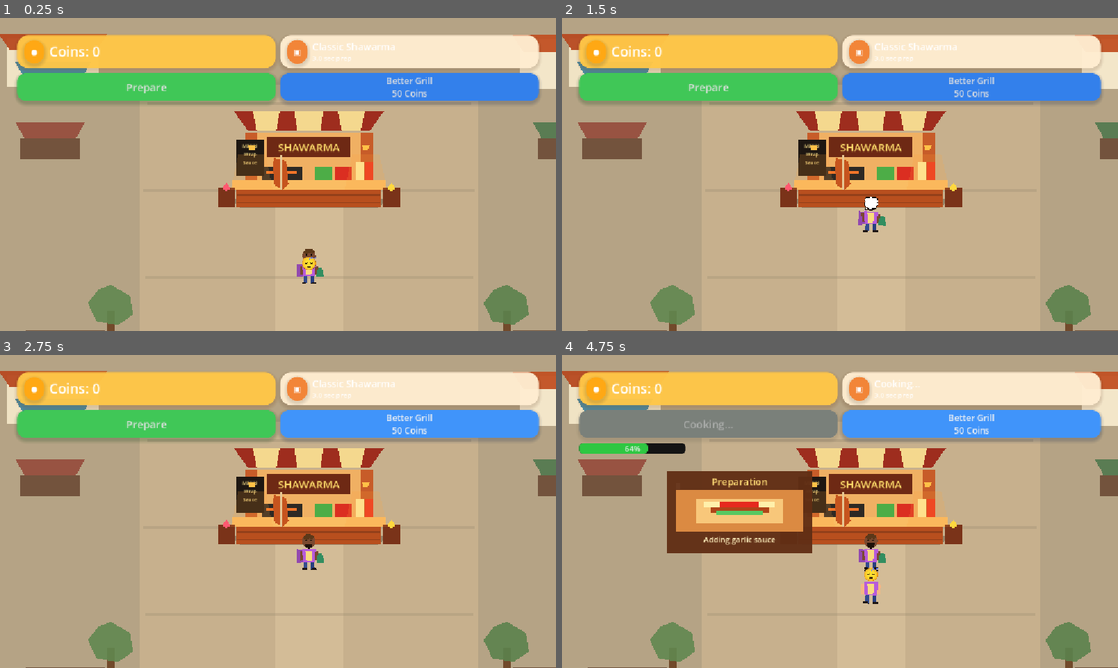
Above: before the commit, frames 1-4 (two rows, left to right).
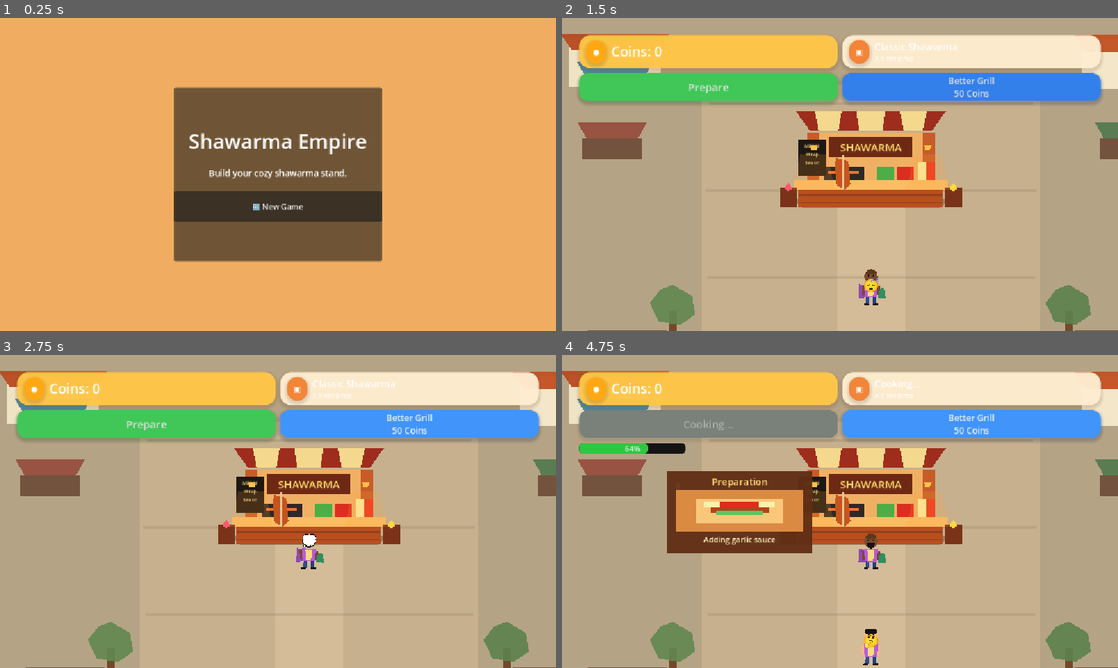
Above: after the commit, the same moments.

Repository: pyto159/ShawarmaEmpire
Game: Godot game, scene res://Scenes/MainMenu.tscn
Two runs of this game, one before a commit and one after it. Both use one fixed random seed, a clock stepped at 60 frames per second and the inputs below. Before the commit the project starts from res://Scenes/Main.tscn.
Inputs (mouse positions are in pixels of both pictures, inside the frame that each line leads up to):
- Up to frame 1 (0.25 s): no input
- Up to frame 2 (1.5 s): click (973, 86) at 0.5 s, where only the run before the commit has a clickable "Better Grill 50 Coins"; click (840, 205) at 1.25 s, where only the run after the commit has a clickable "🆕 New Game"
- Up to frame 3 (2.75 s): click "Better Grill 50 Coins" at 2 s
- Up to frame 4 (4.75 s): click "Prepare" at 2.75 s; click "Better Grill 50 Coins" at 3.5 s; click "Better Grill 50 Coins" at 4.25 s

The runs differ from the first frame. In frame 1, 96% of the frame differs, in the area x 0-100%, y 0-100%; in frame 2, 0.6%; in frame 3, 0.2%; in frame 4, 0.6%.
Error after the commit: Cannot call method 'add_theme_stylebox_override' on a null value. (res://Scenes/MainMenu.gd:23)

Commit message:
Implement persistent save and main menu

Diff:
--- a/shawarma-empire/Managers/GameManager.gd
+++ b/shawarma-empire/Managers/GameManager.gd
@@ -2,6 +2,7 @@
 
 signal currency_changed(coins: int, gems: int)
 signal upgrades_changed
+signal recipes_changed
 
 const STARTING_COINS: int = 0
 const STARTING_GEMS: int = 0
@@ -10,6 +11,15 @@
 const DEFAULT_COOKING_SPEED_MULTIPLIER: float = 1.0
 const SAVE_KEY_GRILL_LEVEL: String = "grill_level"
 const SAVE_KEY_PURCHASED_UPGRADES: String = "purchased_upgrades"
+const SAVE_KEY_UNLOCKED_RECIPES: String = "unlocked_recipes"
+const SAVE_KEY_UNLOCKED_INGREDIENTS: String = "unlocked_ingredients"
+const SAVE_KEY_GAME_VERSION: String = "game_version"
+const GAME_VERSION: String = "0.8.0"
+const DEFAULT_UNLOCKED_RECIPE_PATHS: Array[String] = [
+	"res://Resources/Recipes/ClassicShawarma.tres",
+	"res://Resources/Recipes/SpicyShawarma.tres",
+	"res://Resources/Recipes/CheeseShawarma.tres",
+]
 const GRILL_LEVEL_DATA: Dictionary = {
 	1: {"display_name": "Basic Grill", "cost": 0, "cooking_speed_multiplier": 1.0},
 	2: {"display_name": "Better Grill", "cost": 50, "cooking_speed_multiplier": 0.90},
@@ -22,6 +32,17 @@
 var purchased_upgrade_ids: Array[StringName] = []
 var grill_level: int = DEFAULT_GRILL_LEVEL
 var cooking_speed_multiplier: float = DEFAULT_COOKING_SPEED_MULTIPLIER
+var unlocked_recipe_paths: Array[String] = DEFAULT_UNLOCKED_RECIPE_PATHS.duplicate()
+var unlocked_ingredient_ids: Array[String] = []
+
+
+func initialize_new_game() -> void:
+	set_currency(STARTING_COINS, STARTING_GEMS)
+	purchased_upgrade_ids.clear()
+	unlocked_recipe_paths = DEFAULT_UNLOCKED_RECIPE_PATHS.duplicate()
+	unlocked_ingredient_ids.clear()
+	set_grill_level(DEFAULT_GRILL_LEVEL)
+	recipes_changed.emit()
 
 
 func add_coins(amount: int) -> void:
@@ -49,6 +70,7 @@
 		return false
 
 	set_grill_level(next_level)
+	SaveManager.queue_save_game()
 	return true
 
 
@@ -97,6 +119,7 @@
 
 	purchased_upgrade_ids.append(upgrade.id)
 	upgrades_changed.emit()
+	SaveManager.queue_save_game()
 	return true
 
 
@@ -116,6 +139,9 @@
 		"gems": gems,
 		SAVE_KEY_GRILL_LEVEL: grill_level,
 		SAVE_KEY_PURCHASED_UPGRADES: _get_purchased_upgrade_save_ids(),
+		SAVE_KEY_UNLOCKED_RECIPES: unlocked_recipe_paths.duplicate(),
+		SAVE_KEY_UNLOCKED_INGREDIENTS: unlocked_ingredient_ids.duplicate(),
+		SAVE_KEY_GAME_VERSION: GAME_VERSION,
 	}
 
 
@@ -124,6 +150,8 @@
 	var saved_gems: int = int(save_data.get("gems", STARTING_GEMS))
 	set_currency(saved_coins, saved_gems)
 	_apply_purchased_upgrade_save_ids(save_data.get(SAVE_KEY_PURCHASED_UPGRADES, []))
+	_apply_unlocked_recipe_paths(save_data.get(SAVE_KEY_UNLOCKED_RECIPES, DEFAULT_UNLOCKED_RECIPE_PATHS))
+	_apply_unlocked_ingredient_ids(save_data.get(SAVE_KEY_UNLOCKED_INGREDIENTS, []))
 	_apply_grill_level_save_data(save_data)
 
 
@@ -167,3 +195,52 @@
 
 func _get_grill_level_data(level: int) -> Dictionary:
 	return GRILL_LEVEL_DATA.get(clampi(level, DEFAULT_GRILL_LEVEL, MAX_GRILL_LEVEL), {})
+
+
+func unlock_recipe(recipe_path: String) -> bool:
+	if recipe_path.is_empty() or unlocked_recipe_paths.has(recipe_path):
+		return false
+
+	unlocked_recipe_paths.append(recipe_path)
+	recipes_changed.emit()
+	SaveManager.queue_save_game()
+	return true
+
+
+func get_unlocked_recipes() -> Array[Recipe]:
+	var recipes: Array[Recipe] = []
+	for recipe_path: String in unlocked_recipe_paths:
+		var recipe: Resource = load(recipe_path)
+		if recipe is Recipe:
+			recipes.append(recipe as Recipe)
+
+	return recipes
+
+
+func _apply_unlocked_recipe_paths(saved_recipe_paths: Variant) -> void:
+	unlocked_recipe_paths.clear()
+	if saved_recipe_paths is Array:
+		for saved_recipe_path: Variant in saved_recipe_paths:
+			var recipe_path: String = str(saved_recipe_path)
+			if recipe_path.is_empty() or unlocked_recipe_paths.has(recipe_path):
+				continue
+
+			unlocked_recipe_paths.append(recipe_path)
+
+	if unlocked_recipe_paths.is_empty():
+		unlocked_recipe_paths = DEFAULT_UNLOCKED_RECIPE_PATHS.duplicate()
+
+	recipes_changed.emit()
+
+
+func _apply_unlocked_ingredient_ids(saved_ingredient_ids: Variant) -> void:
+	unlocked_ingredient_ids.clear()
+	if not saved_ingredient_ids is Array:
+		return
+
+	for saved_ingredient_id: Variant in saved_ingredient_ids:
+		var ingredient_id: String = str(saved_ingredient_id)
+		if ingredient_id.is_empty() or unlocked_ingredient_ids.has(ingredient_id):
+			continue
+
+		unlocked_ingredient_ids.append(ingredient_id)
--- a/shawarma-empire/Managers/SaveManager.gd
+++ b/shawarma-empire/Managers/SaveManager.gd
@@ -1,6 +1,8 @@
 extends Node
 
 const SAVE_PATH: String = "user://shawarma_empire_save.json"
+
+var _save_queued: bool = false
 
 
 func save_game() -> void:
@@ -13,22 +15,58 @@
 	save_file.store_string(JSON.stringify(save_data))
 
 
+func queue_save_game() -> void:
+	if _save_queued:
+		return
+
+	_save_queued = true
+	call_deferred("_flush_queued_save")
+
+
 func load_game() -> void:
-	if not FileAccess.file_exists(SAVE_PATH):
-		GameManager.set_currency(GameManager.STARTING_COINS, GameManager.STARTING_GEMS)
+	if not has_save():
+		initialize_new_game()
 		return
 
 	var save_file: FileAccess = FileAccess.open(SAVE_PATH, FileAccess.READ)
 	if save_file == null:
 		push_error("Unable to open save file for reading: %s" % SAVE_PATH)
+		initialize_new_game()
 		return
 
 	var json: JSON = JSON.new()
 	var parse_error: Error = json.parse(save_file.get_as_text())
 	if parse_error != OK:
 		push_error("Unable to parse save file: %s" % SAVE_PATH)
+		initialize_new_game()
 		return
 
 	var save_data: Variant = json.data
 	if save_data is Dictionary:
 		GameManager.apply_save_data(save_data)
+	else:
+		push_error("Save file did not contain a dictionary: %s" % SAVE_PATH)
+		initialize_new_game()
+
+
+func delete_save() -> void:
+	_save_queued = false
+	if not has_save():
+		return
+
+	var error: Error = DirAccess.remove_absolute(ProjectSettings.globalize_path(SAVE_PATH))
+	if error != OK:
+		push_error("Unable to delete save file: %s" % SAVE_PATH)
+
+
+func has_save() -> bool:
+	return FileAccess.file_exists(SAVE_PATH)
+
+
+func initialize_new_game() -> void:
+	GameManager.initialize_new_game()
+
+
+func _flush_queued_save() -> void:
+	_save_queued = false
+	save_game()
--- a/shawarma-empire/Scenes/Main.gd
+++ b/shawarma-empire/Scenes/Main.gd
@@ -83,6 +83,7 @@
 		return
 
 	var customer: Customer = instance as Customer
+	customer.available_recipes = GameManager.get_unlocked_recipes()
 	customer.queue_system_path = CUSTOMER_QUEUE_PATH
 	customer.left.connect(_on_customer_left, CONNECT_ONE_SHOT)
 	AudioManager.play_customer_arrive()
@@ -158,6 +159,7 @@
 		AudioManager.play_coin()
 		game_hud.show_coin_feedback(earned_coins)
 		_show_floating_coin_feedback(served_customer.global_position, earned_coins)
+		SaveManager.queue_save_game()
 
 	_update_active_customer()
 
--- /dev/null
+++ b/shawarma-empire/Scenes/MainMenu.gd
@@ -0,0 +1,78 @@
+extends Control
+
+const GAME_SCENE_PATH: String = "res://Scenes/Main.tscn"
+const NEW_GAME_CONFIRMATION_TEXT: String = "Start a new game?\nYour current progress will be permanently deleted."
+const PANEL_CORNER_RADIUS: int = 28
+const BUTTON_CORNER_RADIUS: int = 20
+
+@onready var continue_button: Button = %ContinueButton
+@onready var new_game_button: Button = %NewGameButton
+@onready var confirmation_dialog: ConfirmationDialog = %NewGameConfirmationDialog
+
+
+func _ready() -> void:
+	_apply_theme()
+	continue_button.visible = SaveManager.has_save()
+	continue_button.pressed.connect(_on_continue_pressed)
+	new_game_button.pressed.connect(_on_new_game_pressed)
+	confirmation_dialog.confirmed.connect(_on_new_game_confirmed)
+
+
+func _apply_theme() -> void:
+	var panel: PanelContainer = %MenuPanel
+	panel.add_theme_stylebox_override("panel", _create_panel_style(Color(1.0, 0.91, 0.76, 0.96)))
+	for button: Button in [continue_button, new_game_button]:
+		button.add_theme_font_size_override("font_size", 26)
+		button.add_theme_stylebox_override("normal", _create_button_style(Color(0.24, 0.63, 0.34, 1.0)))
+		button.add_theme_stylebox_override("hover", _create_button_style(Color(0.30, 0.72, 0.40, 1.0)))
+		button.add_theme_stylebox_override("pressed", _create_button_style(Color(0.18, 0.50, 0.27, 1.0)))
+
+
+func _create_panel_style(color: Color) -> StyleBoxFlat:
+	var style: StyleBoxFlat = StyleBoxFlat.new()
+	style.bg_color = color
+	style.corner_radius_top_left = PANEL_CORNER_RADIUS
+	style.corner_radius_top_right = PANEL_CORNER_RADIUS
+	style.corner_radius_bottom_left = PANEL_CORNER_RADIUS
+	style.corner_radius_bottom_right = PANEL_CORNER_RADIUS
+	style.shadow_color = Color(0.25, 0.12, 0.04, 0.22)
+	style.shadow_size = 12
+	style.shadow_offset = Vector2(0, 6)
+	return style
+
+
+func _create_button_style(color: Color) -> StyleBoxFlat:
+	var style: StyleBoxFlat = StyleBoxFlat.new()
+	style.bg_color = color
+	style.corner_radius_top_left = BUTTON_CORNER_RADIUS
+	style.corner_radius_top_right = BUTTON_CORNER_RADIUS
+	style.corner_radius_bottom_left = BUTTON_CORNER_RADIUS
+	style.corner_radius_bottom_right = BUTTON_CORNER_RADIUS
+	return style
+
+
+func _on_continue_pressed() -> void:
+	AudioManager.play_button()
+	SaveManager.load_game()
+	SceneManager.change_scene(GAME_SCENE_PATH)
+
+
+func _on_new_game_pressed() -> void:
+	AudioManager.play_button()
+	if SaveManager.has_save():
+		confirmation_dialog.dialog_text = NEW_GAME_CONFIRMATION_TEXT
+		confirmation_dialog.popup_centered()
+		return
+
+	_start_new_game()
+
+
+func _on_new_game_confirmed() -> void:
+	_start_new_game()
+
+
+func _start_new_game() -> void:
+	SaveManager.delete_save()
+	SaveManager.initialize_new_game()
+	SaveManager.save_game()
+	SceneManager.change_scene(GAME_SCENE_PATH)
--- /dev/null
+++ b/shawarma-empire/Scenes/MainMenu.tscn
@@ -0,0 +1,68 @@
+[gd_scene load_steps=2 format=3 uid="uid://main_menu"]
+
+[ext_resource type="Script" path="res://Scenes/MainMenu.gd" id="1_main_menu"]
+
+[node name="MainMenu" type="Control"]
+layout_mode = 3
+anchors_preset = 15
+anchor_right = 1.0
+anchor_bottom = 1.0
+grow_horizontal = 2
+grow_vertical = 2
+script = ExtResource("1_main_menu")
+
+[node name="Background" type="ColorRect" parent="."]
+layout_mode = 1
+anchors_preset = 15
+anchor_right = 1.0
+anchor_bottom = 1.0
+grow_horizontal = 2
+grow_vertical = 2
+color = Color(0.94, 0.68, 0.38, 1)
+
+[node name="CenterContainer" type="CenterContainer" parent="."]
+layout_mode = 1
+anchors_preset = 15
+anchor_right = 1.0
+anchor_bottom = 1.0
+grow_horizontal = 2
+grow_vertical = 2
+
+[node name="MenuPanel" type="PanelContainer" parent="CenterContainer"]
+custom_minimum_size = Vector2(430, 360)
+layout_mode = 2
+
+[node name="VBoxContainer" type="VBoxContainer" parent="CenterContainer/MenuPanel"]
+layout_mode = 2
+theme_override_constants/separation = 24
+alignment = 1
+
+[node name="TitleLabel" type="Label" parent="CenterContainer/MenuPanel/VBoxContainer"]
+layout_mode = 2
+theme_override_font_sizes/font_size = 42
+text = "Shawarma Empire"
+horizontal_alignment = 1
+
+[node name="SubtitleLabel" type="Label" parent="CenterContainer/MenuPanel/VBoxContainer"]
+layout_mode = 2
+theme_override_font_sizes/font_size = 18
+text = "Build your cozy shawarma stand."
+horizontal_alignment = 1
+
+[node name="ContinueButton" type="Button" parent="CenterContainer/MenuPanel/VBoxContainer"]
+unique_name_in_owner = true
+custom_minimum_size = Vector2(320, 64)
+layout_mode = 2
+text = "▶ Continue"
+
+[node name="NewGameButton" type="Button" parent="CenterContainer/MenuPanel/VBoxContainer"]
+unique_name_in_owner = true
+custom_minimum_size = Vector2(320, 64)
+layout_mode = 2
+text = "🆕 New Game"
+
+[node name="NewGameConfirmationDialog" type="ConfirmationDialog" parent="."]
+unique_name_in_owner = true
+title = "New Game"
+ok_button_text = "Start New Game"
+cancel_button_text = "Cancel"
--- a/shawarma-empire/project.godot
+++ b/shawarma-empire/project.godot
@@ -13,7 +13,7 @@
 config/name="ShawarmaEmpire"
 config/features=PackedStringArray("4.7", "Forward Plus")
 config/icon="res://icon.svg"
-run/main_scene="res://Scenes/Main.tscn"
+run/main_scene="res://Scenes/MainMenu.tscn"
 
 [autoload]
 
Not shown, changed: Docs/TECHNICAL.md
